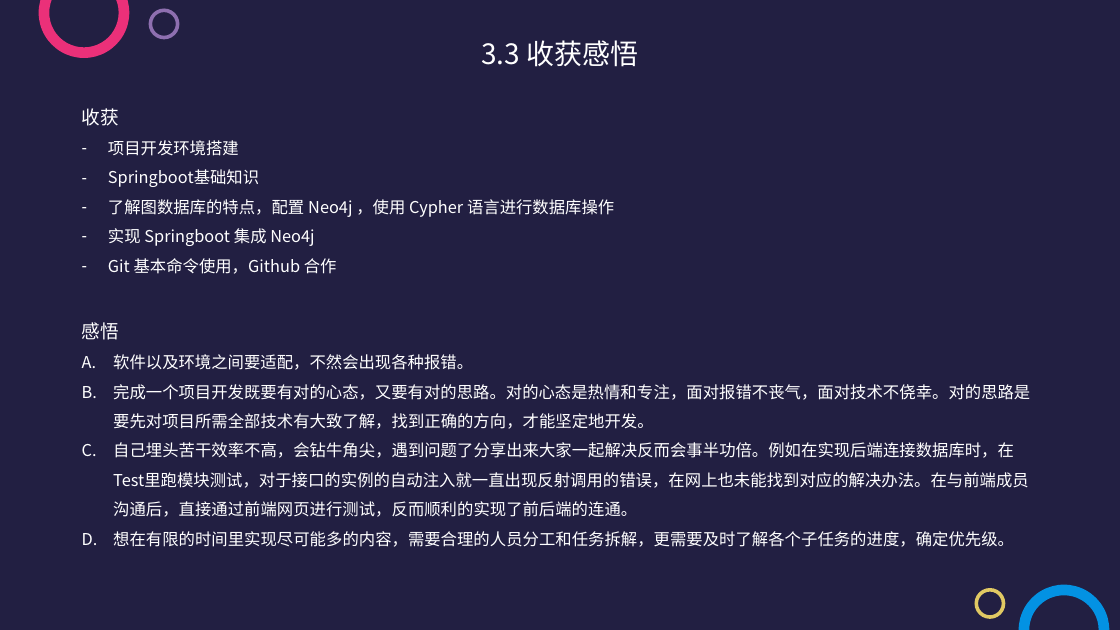
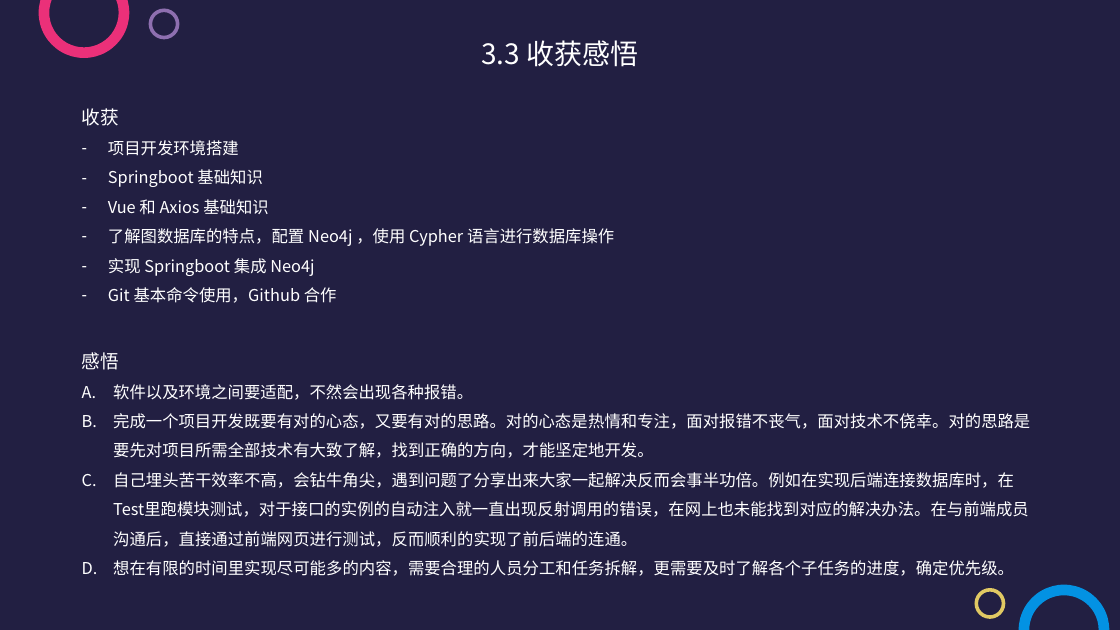
Before and after one commit to Leezy016/WisForm, a slide deck: slide 15 of midRepo.pptx. Drawn at 1120x630 pixels with LibreOffice and Linux fonts; fonts in the diff are those of the drawing. Boxes give left, top, right and bottom in pixels: in the first picture for what was removed or moved away, otherwise in the second. Text is boxed around its words. In the diff, an @@ line names an element or a change of style, - is before the commit and + after.

```diff
--- a/midRepo.pptx
+++ b/midRepo.pptx
@@ text at box(108, 169, 268, 215): text changed @@
-– Springboot基础知识
+– Springboot 基础知识
+– Vue 和 Axios 基础知识
```
Also in this commit, not shown: 3 other slides changed.
